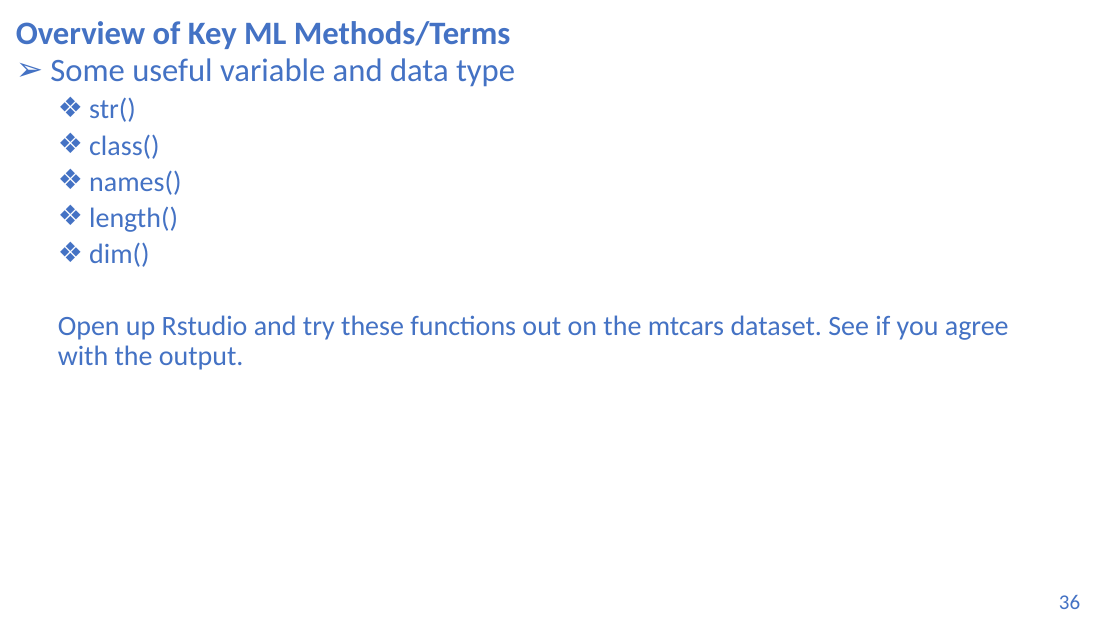
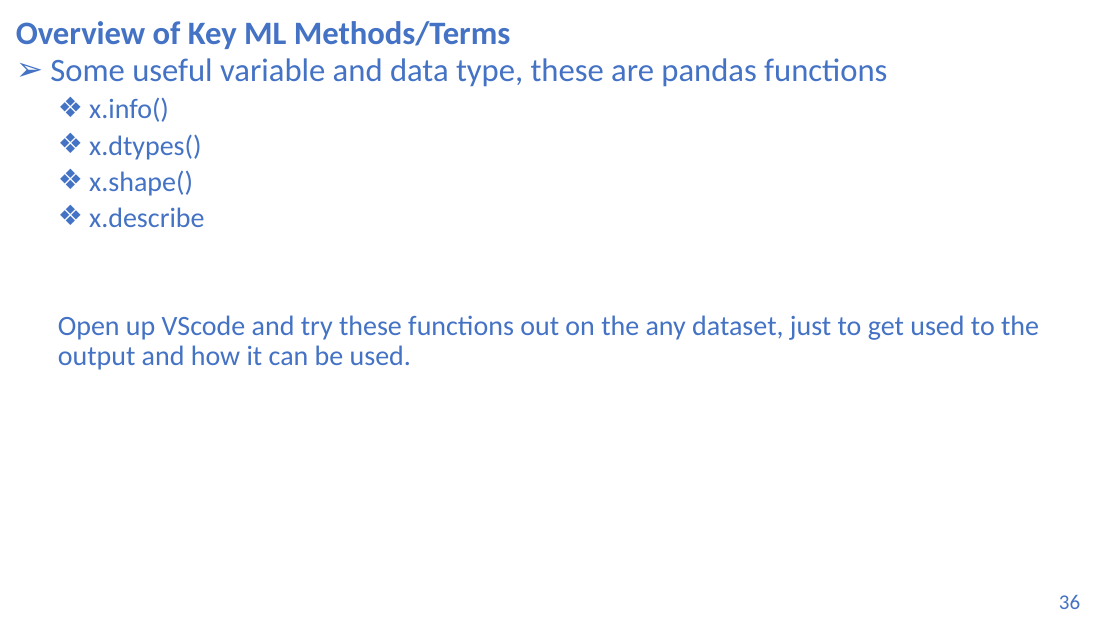
Before and after one commit to UVADS/DS-3001, a slide deck: slide 36 of 05_ML_Concepts_II_Data_Prep/machine_learning_bootcamp.pptx. Drawn at 1120x630 pixels with LibreOffice and Linux fonts; fonts in the diff are those of the drawing. Boxes give left, top, right and bottom in pixels: in the first picture for what was removed or moved away, otherwise in the second. Text is boxed around its words. In the diff, an @@ line names an element or a change of style, - is before the commit and + after.

```diff
--- a/05_ML_Concepts_II_Data_Prep/machine_learning_bootcamp.pptx
+++ b/05_ML_Concepts_II_Data_Prep/machine_learning_bootcamp.pptx
@@ text at (50,58,1039,370): text changed @@
-➢ Some useful variable and data type
-  ❖ str()
-  ❖ class()
-  ❖ names()
-  ❖ length()
-  ❖ dim()
-  Open up Rstudio and try these functions out on the mtcars dataset. See if you agree with the output.
+➢ Some useful variable and data type, these are pandas functions
+  ❖ x.info()
+  ❖ x.dtypes()
+  ❖ x.shape()
+  ❖ x.describe
+  Open up VScode and try these functions out on the any dataset, just to get used to the output and how it can be used.
```
Also in this commit, not shown: 6 other slides changed, 3 other files.
